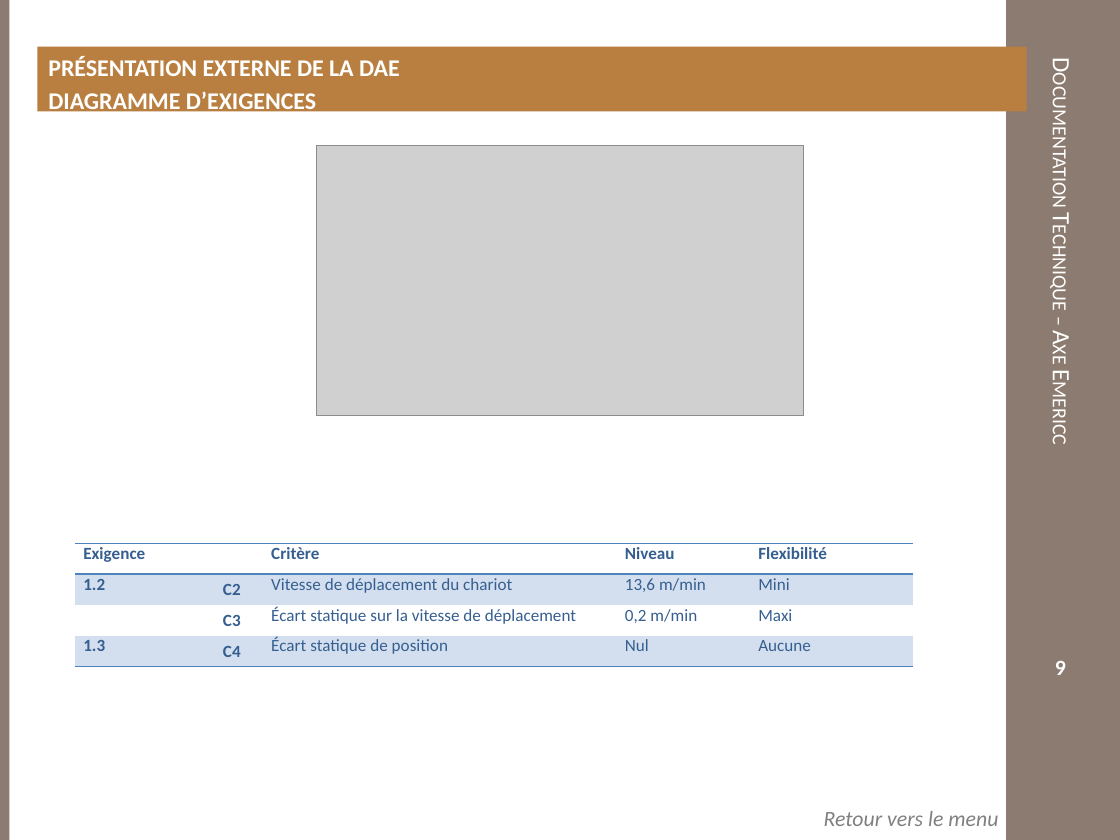
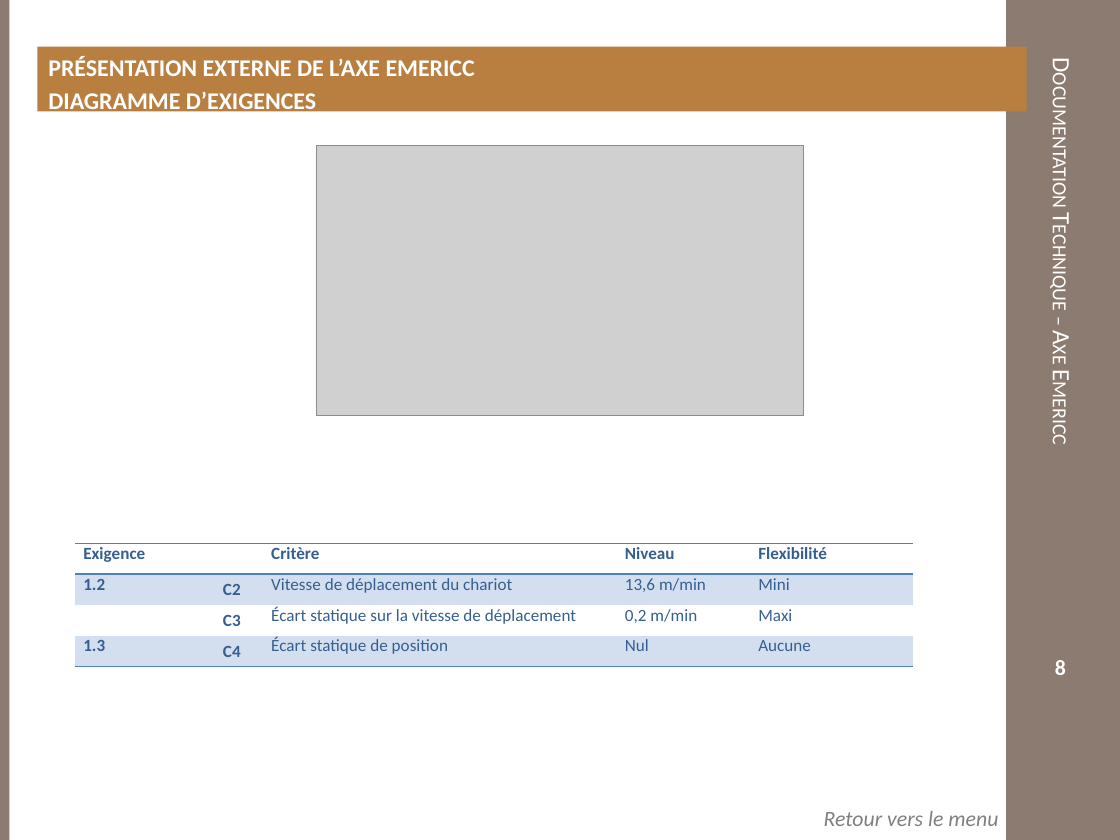
Before and after one commit to xpessoles/TP_PTSI, a slide deck: slide 8 of DocumentsTP/Documentation_Emericc.pptx (slide 9 before the commit). Drawn at 1120x840 pixels with LibreOffice and Linux fonts; fonts in the diff are those of the drawing; grey boxes stand for pictures; background and template pictures are left out. Boxes give left, top, right and bottom in pixels: in the first picture for what was removed or moved away, otherwise in the second. Text is boxed around its words. In the diff, an @@ line names an element or a change of style, - is before the commit and + after.

```diff
--- a/DocumentsTP/Documentation_Emericc.pptx
+++ b/DocumentsTP/Documentation_Emericc.pptx
@@ text at [48, 56, 475, 76]: text changed @@
-PRÉSENTATION EXTERNE DE LA DAE
+PRÉSENTATION EXTERNE DE L’AXE EMERICC
@@ page number at [1055, 660, 1066, 675]: text changed @@
-9
+8
```
Also in this commit, not shown: 1 other slide changed, 1 slide added, 3 slides removed, 4 other files.
